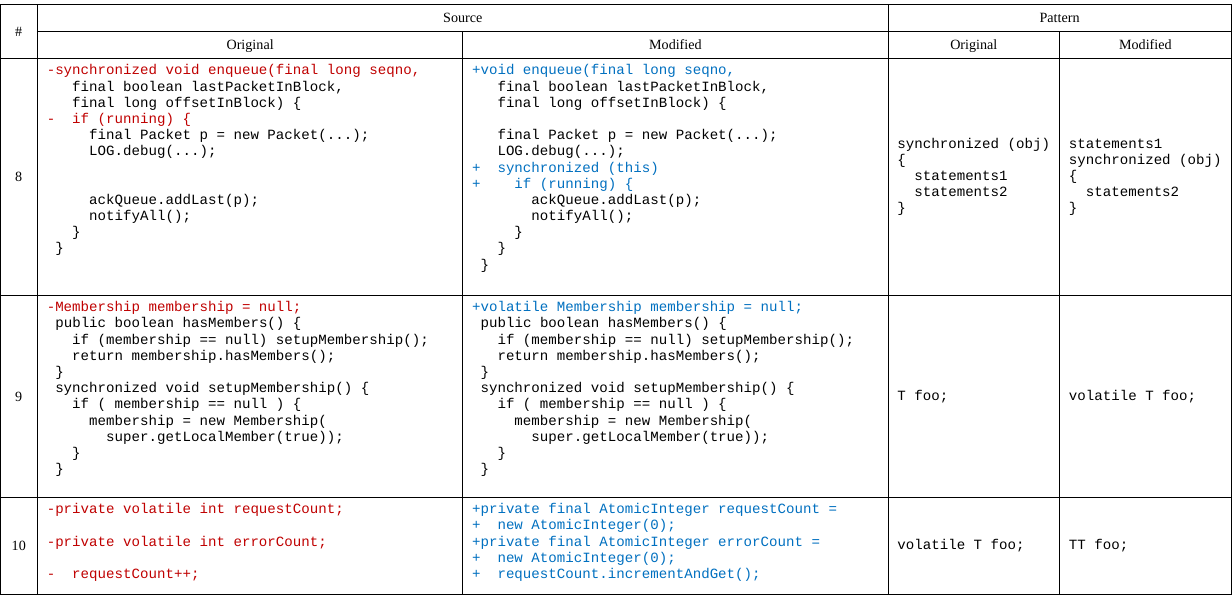
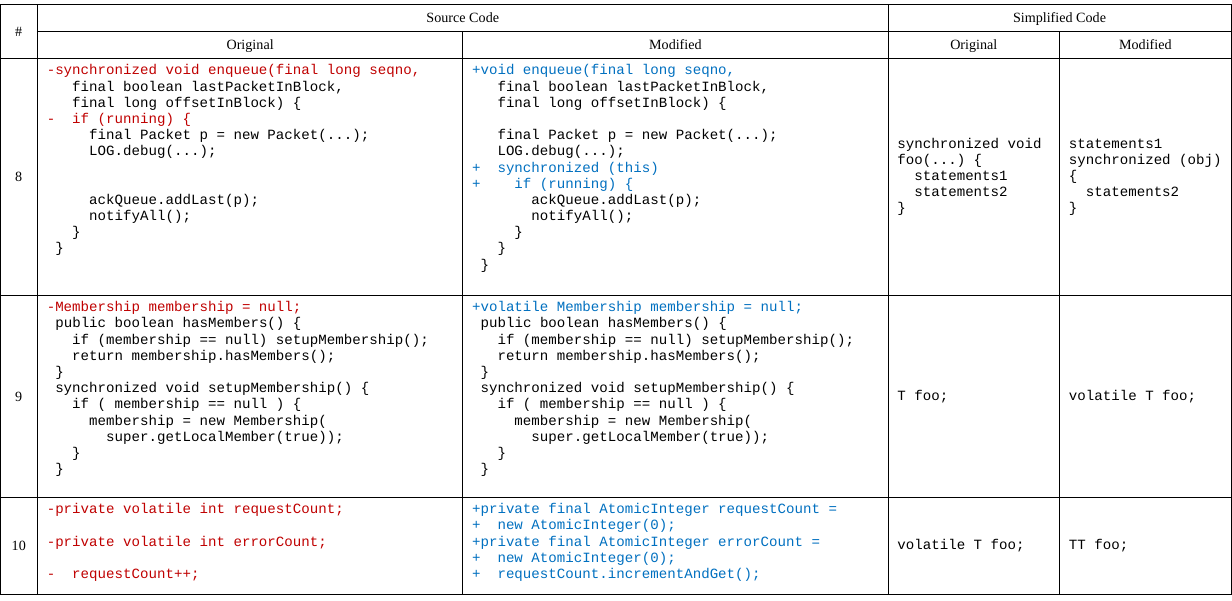
Before and after one commit to qwordy/Research, a slide deck: slide 2 of visio/patterns - Copy.pptx. Drawn at 1232x601 pixels with LibreOffice and Linux fonts; fonts in the diff are those of the drawing. Boxes give left, top, right and bottom in pixels: in the first picture for what was removed or moved away, otherwise in the second. Text is boxed around its words. In the diff, an @@ line names an element or a change of style, - is before the commit and + after.

Commit message:
patterns

```diff
--- a/visio/patterns - Copy.pptx
+++ b/visio/patterns - Copy.pptx
@@ table at (0,5,1232,593) @@
-row 1, column 2: Source
+row 1, column 2: Source Code
-row 1, column 4: Pattern
+row 1, column 4: Simplified Code
-row 3, column 4: synchronized (obj) { / statements1 / statements2 / }
+row 3, column 4: synchronized void foo(...) { / statements1 / statements2 / }
```
Also in this commit, not shown: 3 other files.
